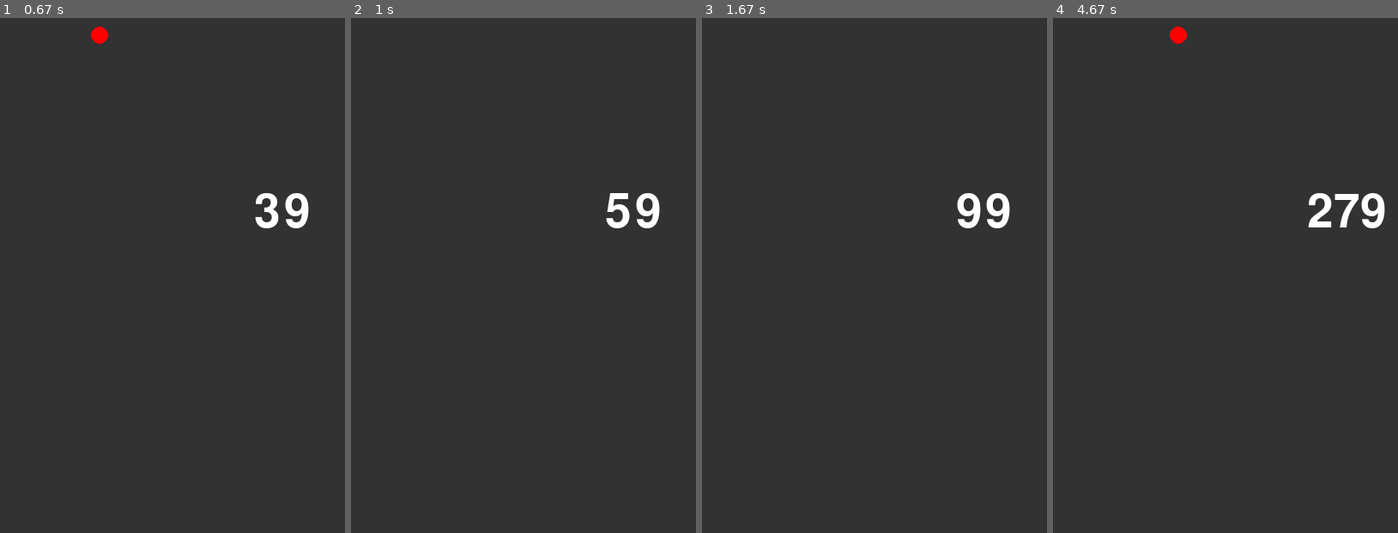
Above: before the commit, frames 1-4 (left to right).
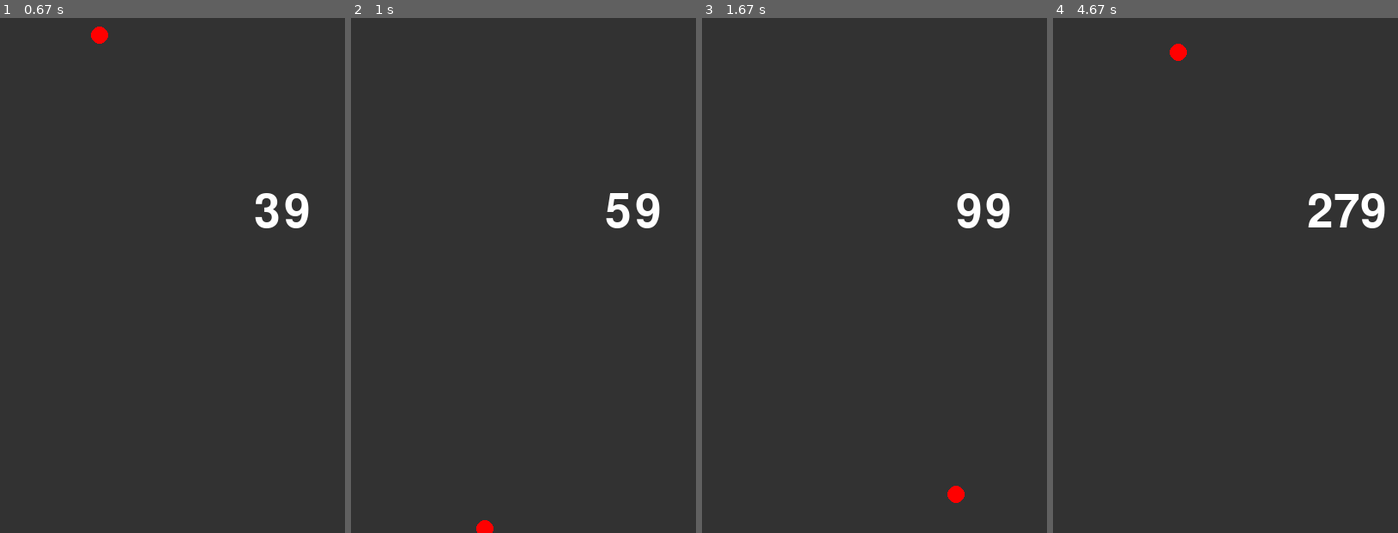
Above: after the commit, the same moments.

Repository: c0a2403350/ProjExd_1
Game: pygame game, started from pygame_system.py
The game is run twice, just before and just after one commit, with the same random seed, the same clock (stepped at 60 frames per second) and the same inputs.
Inputs:
- Up to frame 1 (0.67 s): hold Right from 0.33 s (still down)
- Up to frame 2 (1 s): release Right at 0.8 s; hold Up from 0.83 s (still down)
- Up to frame 3 (1.67 s): release Up at 1.13 s; hold Right 1.17-1.63 s
- Up to frame 4 (4.67 s): hold Left 1.67-2.2 s; hold Down 2.23-2.53 s; hold Left 2.57-2.97 s; hold Up 3-3.37 s; hold Right 3.4-4.03 s; hold Down 4.07-4.43 s; hold Left from 4.47 s (still down)

Frame 1 is identical in both runs. In frame 2, 0.1% of the frame differs, in the area x 36-42%, y 97-100%; in frame 3, 0.1%; in frame 4, 0.3%, in the area x 33-39%, y 1-9%.

Commit message:
xとy座標のループの実装

Diff:
--- a/pygame_system.py
+++ b/pygame_system.py
@@ -8,18 +8,22 @@
 
 def main():
     pg.display.set_caption("はじめてのPygame")
-    screen = pg.display.set_mode((800, 600))
+
+    w, h = 800, 600
+    screen = pg.display.set_mode((w, h))
     clock = pg.time.Clock()
     font = pg.font.Font(None, 80)
 
     enn = pg.Surface((20, 20))
-    pg.draw.circle(enn, (255, 0, 0), (10, 10), 10)
+    r = 10
+    pg.draw.circle(enn, (255, 0, 0), (10, 10), r)
 
     enn.set_colorkey((0, 0, 0))
 
     tmr = 0
     x = 10
     y = 10
+
     while True:
         pressed_key = pg.key.get_pressed()
         if pressed_key[K_ESCAPE]: pg.quit()
@@ -27,6 +31,16 @@
         if pressed_key[K_LEFT]: x -= 5
         if pressed_key[K_UP]: y -= 5
         if pressed_key[K_DOWN]: y += 5
+
+        if y > h + r:
+            y = 0
+        elif y < 0 - r:
+            y = h + r
+
+        if x > w + r:
+            x = 0
+        elif x < 0 - r:
+            x = w + r
 
         for event in pg.event.get():
             if event.type == pg.QUIT: return
